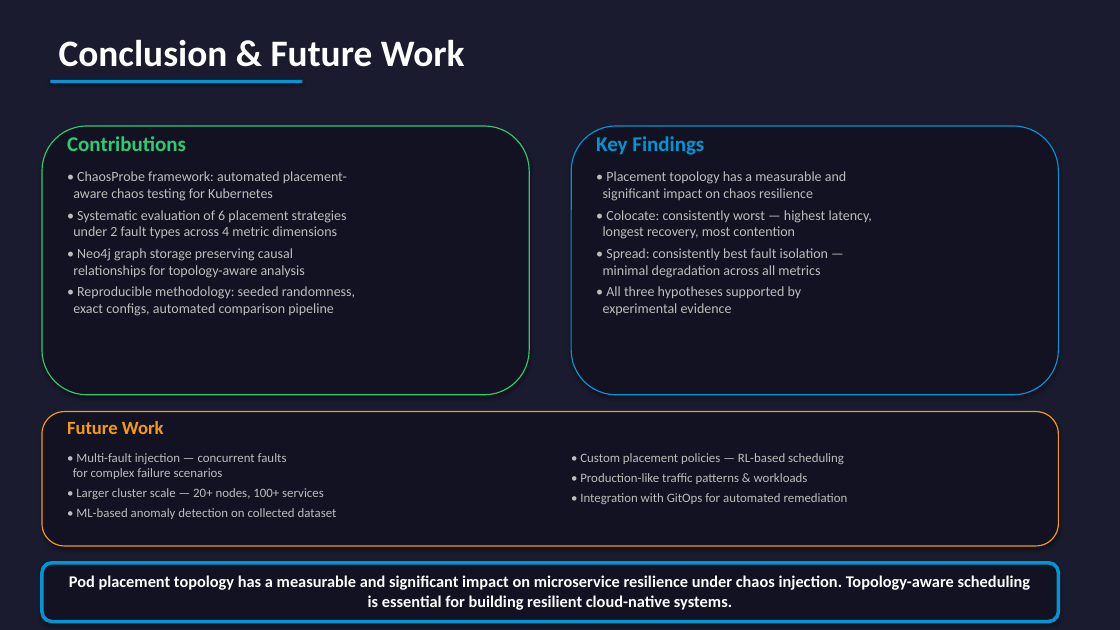
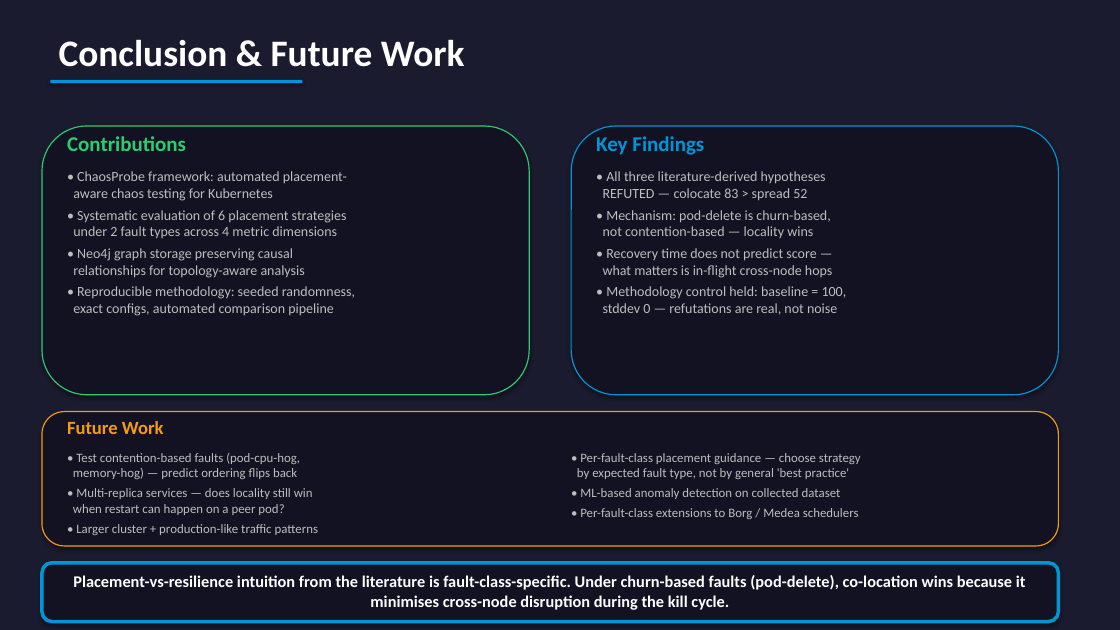
Before and after one commit to yhu02/uva-msc-thesis, a slide deck: slide 14 of ChaosProbe_Presentation.pptx. Drawn at 1120x630 pixels with LibreOffice and Linux fonts; fonts in the diff are those of the drawing. Boxes give left, top, right and bottom in pixels: in the first picture for what was removed or moved away, otherwise in the second. Text is boxed around its words. In the diff, an @@ line names an element or a change of style, - is before the commit and + after.

Commit message:
test

```diff
--- a/ChaosProbe_Presentation.pptx
+++ b/ChaosProbe_Presentation.pptx
@@ text at [603,171,847,315]: text changed @@
-• Placement topology has a measurable and
-significant impact on chaos resilience
-• Colocate: consistently worst — highest latency,
-longest recovery, most contention
-• Spread: consistently best fault isolation —
-minimal degradation across all metrics
-• All three hypotheses supported by
-experimental evidence
+• All three literature-derived hypotheses
+REFUTED — colocate 83 > spread 52
+• Mechanism: pod-delete is churn-based,
+not contention-based — locality wins
+• Recovery time does not predict score —
+what matters is in-flight cross-node hops
+• Methodology control held: baseline = 100,
+stddev 0 — refutations are real, not noise
@@ text at [73,453,318,535]: text changed @@
-• Multi-fault injection — concurrent faults
-for complex failure scenarios
-• Larger cluster scale — 20+ nodes, 100+ services
-• ML-based anomaly detection on collected dataset
+• Test contention-based faults (pod-cpu-hog,
+memory-hog) — predict ordering flips back
+• Multi-replica services — does locality still win
+when restart can happen on a peer pod?
+• Larger cluster + production-like traffic patterns
@@ text at [577,453,861,519]: text changed @@
-• Custom placement policies — RL-based scheduling
-• Production-like traffic patterns & workloads
-• Integration with GitOps for automated remediation
+• Per-fault-class placement guidance — choose strategy
+by expected fault type, not by general 'best practice'
+• ML-based anomaly detection on collected dataset
+• Per-fault-class extensions to Borg / Medea schedulers
@@ text at [73,575,1026,610]: text changed @@
-Pod placement topology has a measurable and significant impact on microservice resilience under chaos injection. Topology-aware scheduling is essential for building resilient cloud-native systems.
+Placement-vs-resilience intuition from the literature is fault-class-specific. Under churn-based faults (pod-delete), co-location wins because it minimises cross-node disruption during the kill cycle.
```
Also in this commit, not shown: 6 other slides changed, 3 other files.
